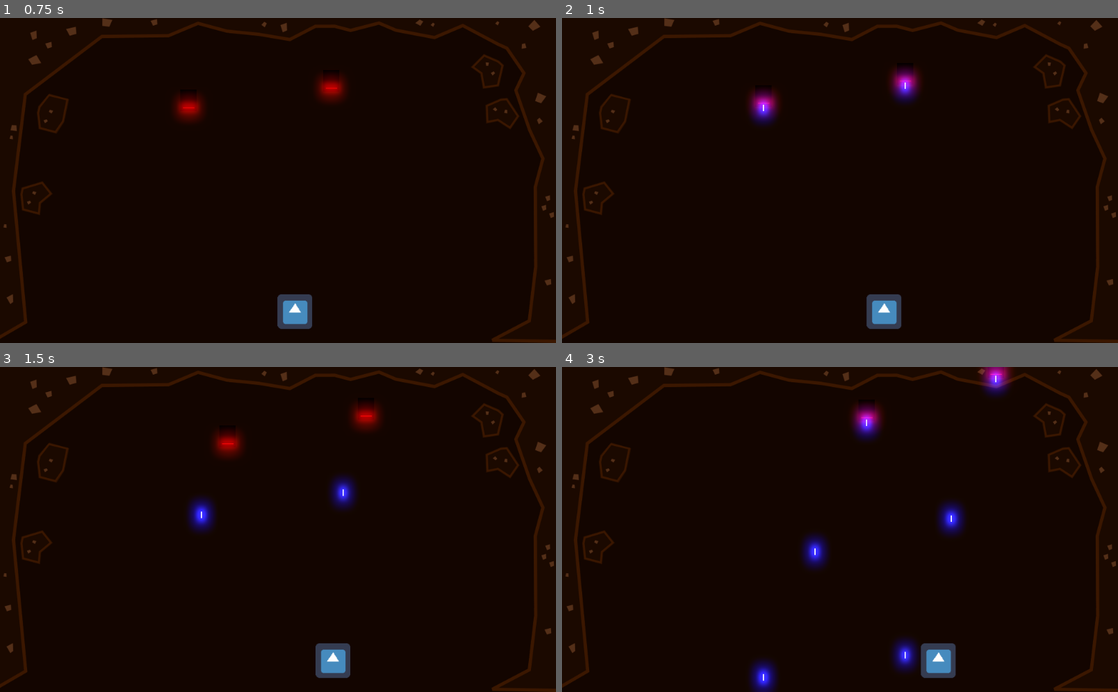
Above: before the commit, frames 1-4 (two rows, left to right).
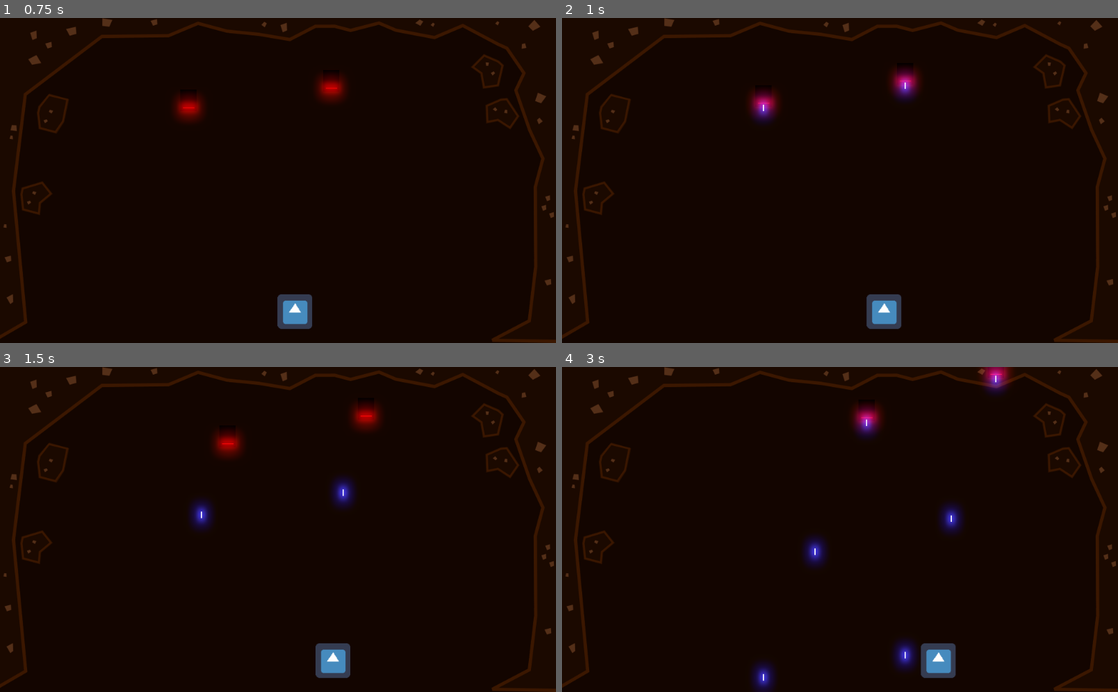
Above: after the commit, the same moments.

Repository: GameDrivenDesign/punk-wolf
Game: Godot game, scene res://game.tscn
The game is run twice, just before and just after one commit, with the same random seed, the same clock (stepped at 60 frames per second) and the same inputs. The engine's default icon, where the game draws it, is replaced by a stand-in: a white triangle on a blue panel in a dark square.
Inputs:
- Up to frame 1 (0.75 s): hold Right (ui_right) from 0.53 s (still down)
- Up to frame 2 (1 s): keep holding Right (ui_right)
- Up to frame 3 (1.5 s): release Right (ui_right) at 1.28 s; hold Left (ui_left) from 1.28 s (still down)
- Up to frame 4 (3 s): release Left (ui_left) at 2.03 s; hold Right (ui_right) from 2.03 s (still down)

Frame 1 is identical in both runs. In frame 2, 0.6% of the frame differs, in the area x 34-64%, y 16-33%; in frame 3, 0.5%; in frame 4, 1.7%, in the area x 34-81%, y 0-100%.

Commit message:
projectiles hit sheep

Diff:
--- a/projectiles/Projectile.gd
+++ b/projectiles/Projectile.gd
@@ -1,6 +1,17 @@
 extends KinematicBody2D
 const DIRECTION = Vector2.DOWN
 const SPEED = 200
+const DAMAGE = 10
+
+func _ready():
+	#var total = 4
+	#var r = 2 if randf() > 0.5 else 4
+	#var g = 2 if randf() > 0.5 else 4
+	#var b = 2 if randf() > 0.5 else 4
+	set_modulate(Color(1, 1, 4))
 
 func _physics_process(delta):
 	var coll = move_and_collide(DIRECTION * delta * SPEED)
+	if coll and coll.collider.is_in_group("sheep"):
+		coll.collider.take_damage(DAMAGE)
+		queue_free()
--- a/projectiles/Projectile.tscn
+++ b/projectiles/Projectile.tscn
@@ -24,5 +24,4 @@
 scale_amount = 2.0
 
 [node name="Sprite" type="Sprite" parent="."]
-self_modulate = Color( 1, 1, 10, 1 )
 texture = ExtResource( 1 )
--- a/sheep.gd
+++ b/sheep.gd
@@ -3,6 +3,7 @@
 export (int) var speed = 200
 
 var velocity = Vector2()
+var health = 100
 
 func get_input():
 	velocity = Vector2()
@@ -15,3 +16,6 @@
 func _physics_process(delta):
 	get_input()
 	velocity = move_and_slide(velocity)
+
+func take_damage(amount):
+	health -= amount
--- a/sheep.tscn
+++ b/sheep.tscn
@@ -6,7 +6,9 @@
 [sub_resource type="RectangleShape2D" id=1]
 extents = Vector2( 27.7458, 27.956 )
 
-[node name="Node2D" type="KinematicBody2D"]
+[node name="Sheep" type="KinematicBody2D" groups=[
+"sheep",
+]]
 script = ExtResource( 2 )
 
 [node name="Sprite" type="Sprite" parent="."]
